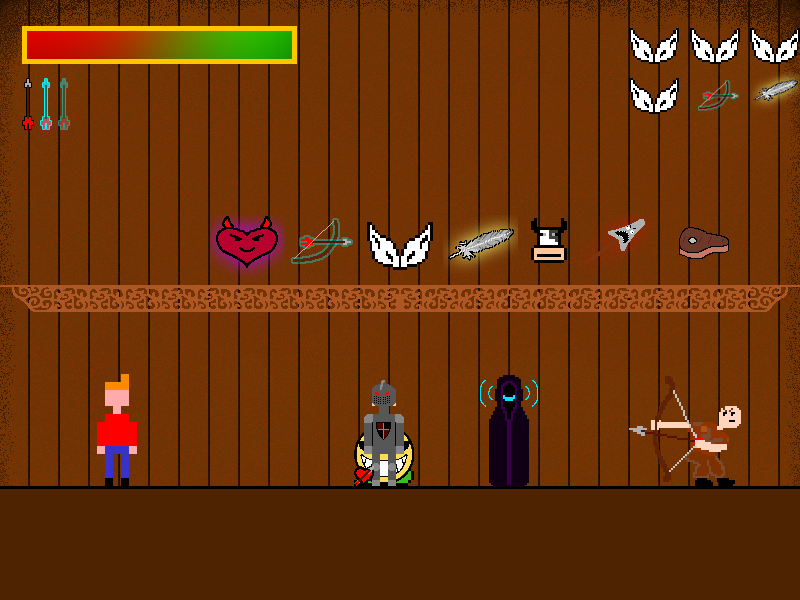
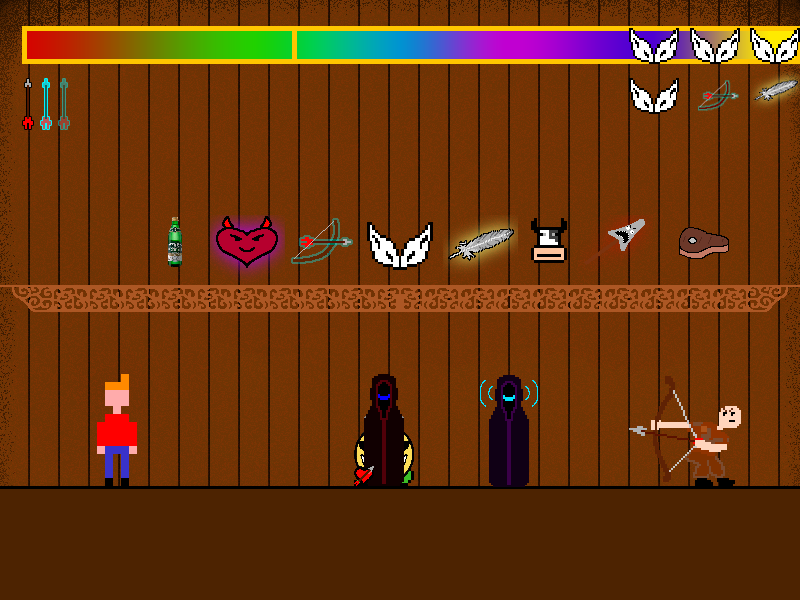
Comparing the layer stacks of the two 800x600 images. Changes:
added layer "SuperMagician" in group "Enemy" over [364,374,404,486]
moved "Treasures" above "eternal ammo reloading" over [629,28,800,64]
added layer "Big HP frame" in group "UI" over [27,26,800,64]
removed layer "HP" from group "UI" over [27,31,292,59]
added layer "Big HP" in group "UI" over [27,26,800,64]
added layer "id7" in group "treasures" over [168,217,182,267]
